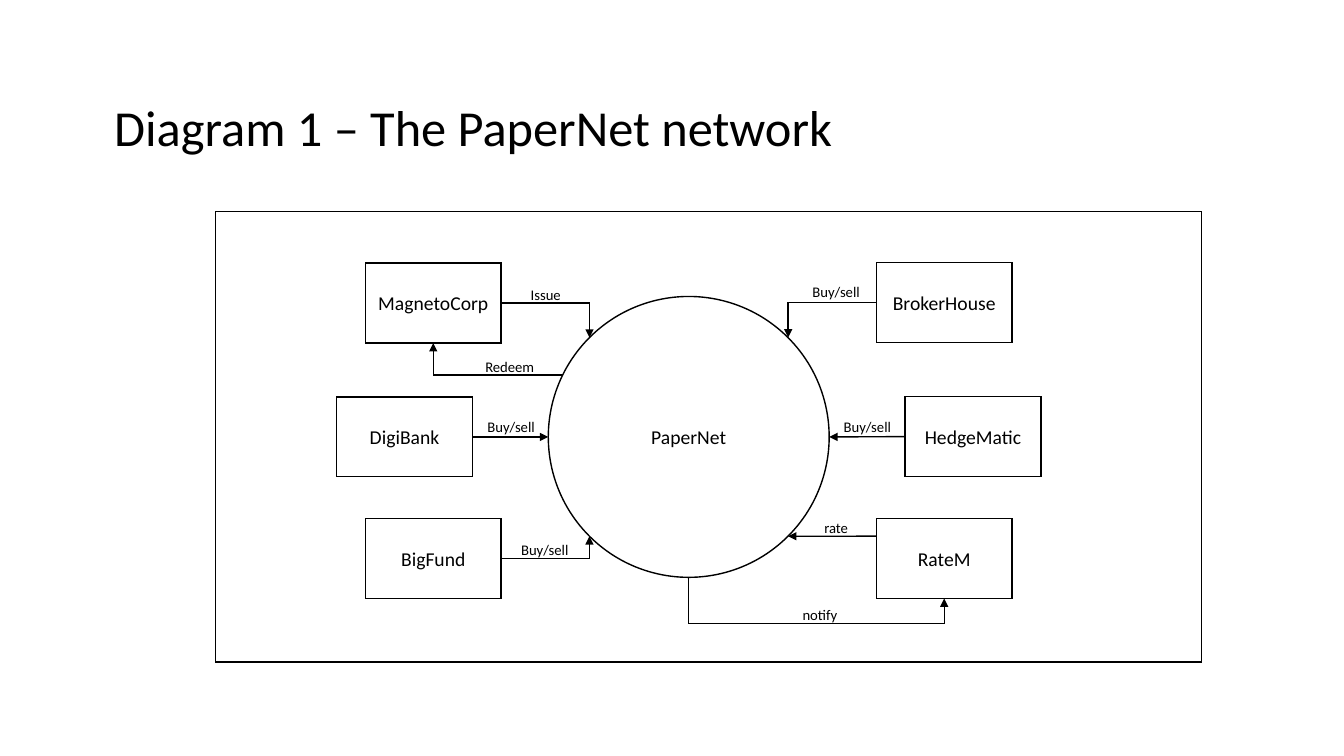
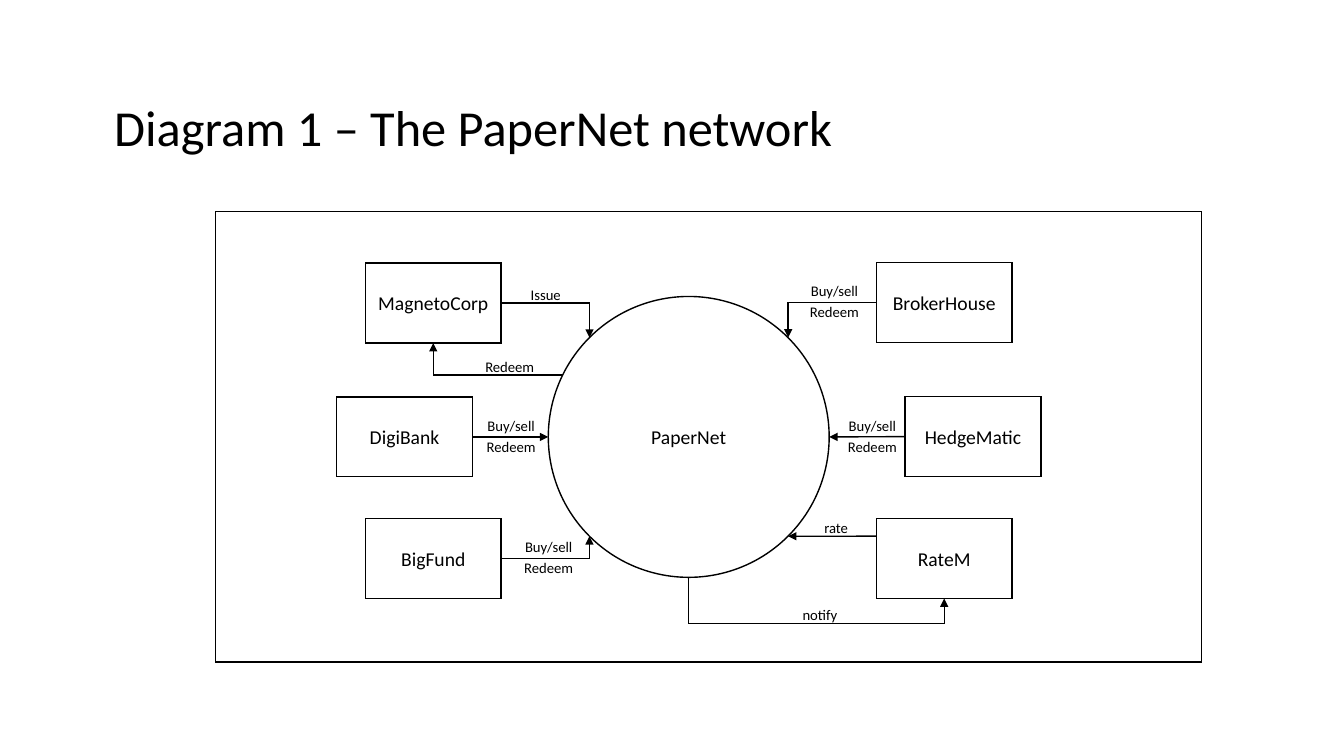
Before and after one commit to hyperledger/fabric, a slide deck: slide 3 of docs/source/developapps/diagrams.pptx. Drawn at 1344x756 pixels with LibreOffice and Linux fonts; fonts in the diff are those of the drawing. Boxes give left, top, right and bottom in pixels: in the first picture for what was removed or moved away, otherwise in the second. Text is boxed around its words. In the diff, an @@ line names an element or a change of style, - is before the commit and + after.

```diff
--- a/docs/source/developapps/diagrams.pptx
+++ b/docs/source/developapps/diagrams.pptx
@@ text added at box(810, 306, 859, 317), 10.5 pt, text #000000 @@
+Redeem
@@ text "Buy/sell": place and size @@
-text "Buy/sell" at box(844, 421, 891, 435)
+text "Buy/sell" at box(849, 420, 896, 434)
@@ text added at box(487, 441, 536, 452), 10.5 pt, text #000000 @@
+Redeem
@@ text added at box(848, 441, 897, 452), 10.5 pt, text #000000 @@
+Redeem
@@ text "Buy/sell": place and size @@
-text "Buy/sell" at box(521, 544, 568, 559)
+text "Buy/sell" at box(525, 541, 572, 555)
@@ text added at box(524, 563, 573, 573), 10.5 pt, text #000000 @@
+Redeem
```
Also in this commit, not shown: 2 slides added, 11 other files.
